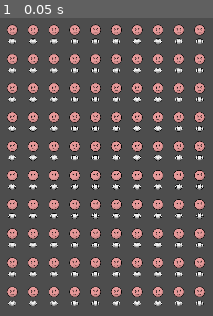
Above: before the commit, frame 1.
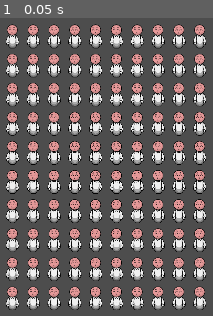
Above: after the commit, the same moment.

Repository: remimorvan/assemblee-nationale-simulator
Game: Godot game, scene res://scenes/game.tscn
Two runs of this game, one before a commit and one after it. Both use one fixed random seed, a clock stepped at 60 frames per second and the inputs below.
Inputs:
- Up to frame 1 (0.05 s): no input

The runs differ from the first frame. In frame 1, 21% of the frame differs, in the area x 2-97%, y 3-98%.

Commit message:
Fix scale/position des sprites MP

Diff:
--- a/scenes/mp.tscn
+++ b/scenes/mp.tscn
@@ -43,7 +43,7 @@
 "times": PackedFloat32Array(0),
 "transitions": PackedFloat32Array(1),
 "update": 0,
-"values": [Vector2(0.617857, 0.410714)]
+"values": [Vector2(1, 1)]
 }
 tracks/3/type = "value"
 tracks/3/imported = false
@@ -79,8 +79,8 @@
 tracks/0/interp = 1
 tracks/0/loop_wrap = true
 tracks/0/keys = {
-"times": PackedFloat32Array(0, 0.233333, 0.466667, 0.633333, 0.933333),
-"transitions": PackedFloat32Array(1, 1, 1, 1, 1),
+"times": PackedFloat32Array(0, 0.3, 0.5, 0.7, 0.933333),
+"transitions": PackedFloat32Array(1, 1, 1, 0.287175, 1),
 "update": 0,
 "values": [Vector2(0, 0), Vector2(0, 10), Vector2(0, -20), Vector2(0, 5), Vector2(0, 0)]
 }
@@ -91,8 +91,8 @@
 tracks/1/interp = 1
 tracks/1/loop_wrap = true
 tracks/1/keys = {
-"times": PackedFloat32Array(0, 0.333333, 0.766667, 1),
-"transitions": PackedFloat32Array(1, 2.2974, 0.170755, 1),
+"times": PackedFloat32Array(0, 0.2, 0.733333, 1),
+"transitions": PackedFloat32Array(1, 2.2974, 2.37841, 1),
 "update": 0,
 "values": [Vector2(1, 1), Vector2(1.27, 1), Vector2(0.875, 1), Vector2(1, 1)]
 }
@@ -137,8 +137,7 @@
 scale = Vector2(0.519999, 0.519999)
 
 [node name="body" type="Sprite2D" parent="Sprites"]
-position = Vector2(0, 107.692)
-scale = Vector2(0.617857, 0.410714)
+position = Vector2(3.84616, 107.693)
 texture = ExtResource("2_0tc44")
 
 [node name="head" type="Sprite2D" parent="Sprites"]
Not shown: 1 places in scenes/card.tscn that only renumber resources
Not shown: 1 places in scenes/mp.tscn that only renumber resources
